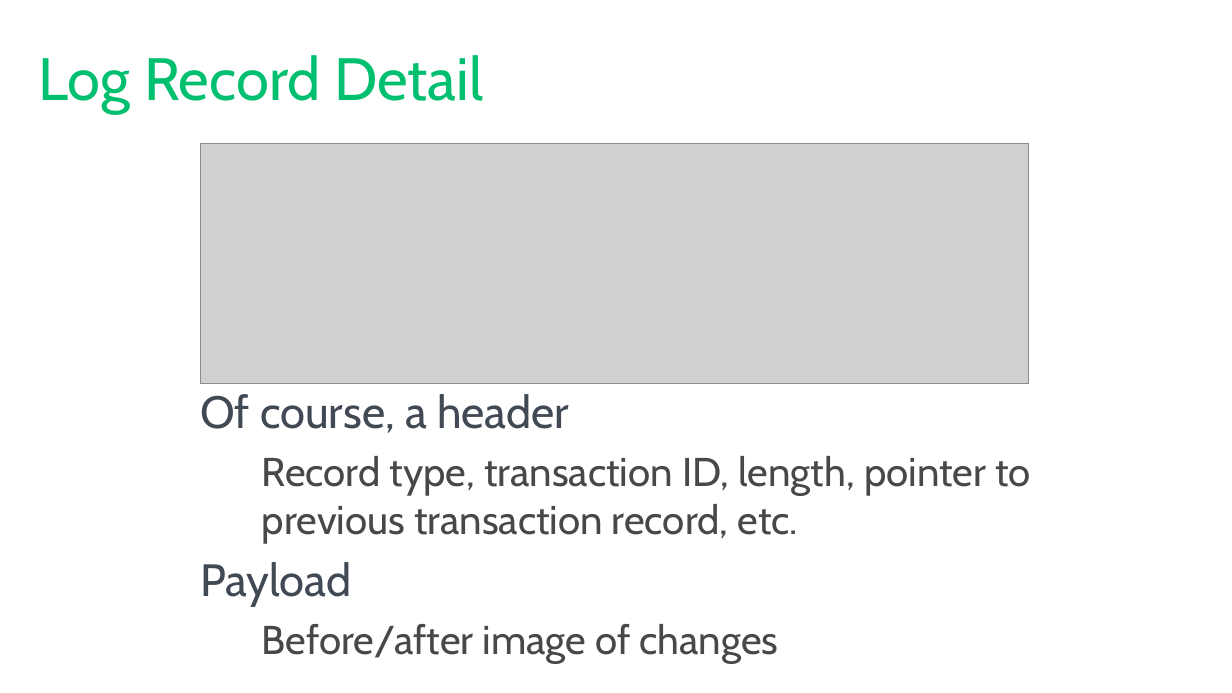
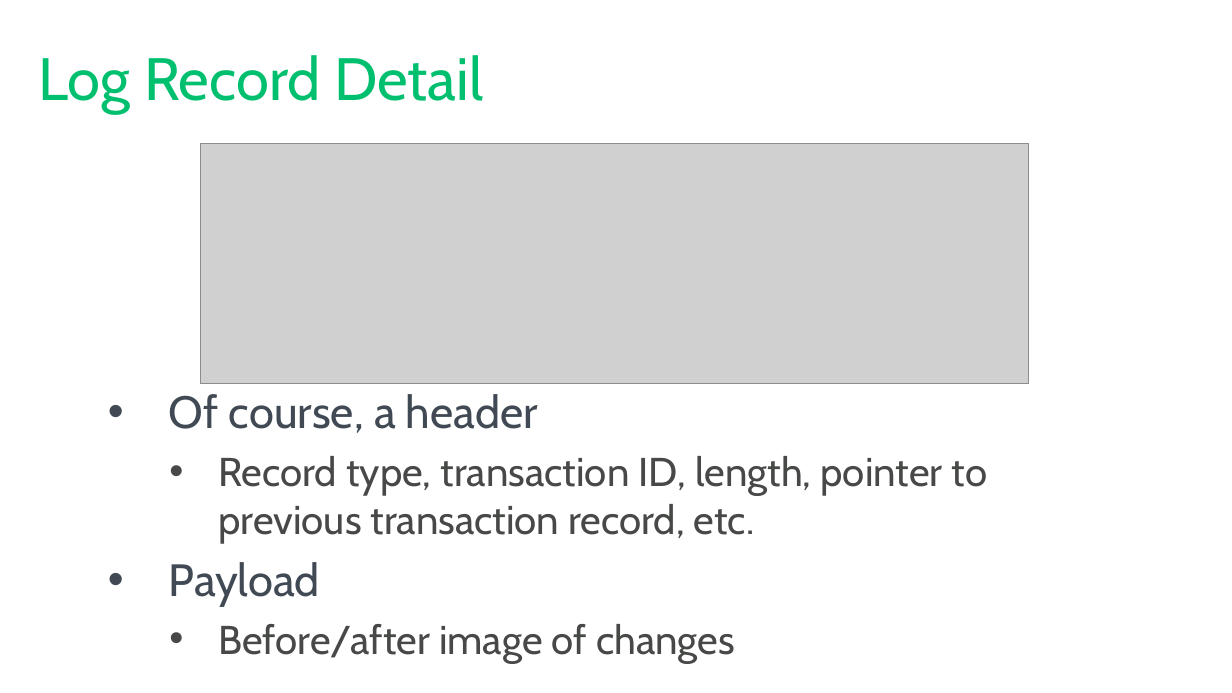
Before and after one commit to tf3604/LogFilePresentation, a slide deck: slide 20 of TransactionLog.pptx. Drawn at 1232x693 pixels with LibreOffice and Linux fonts; fonts in the diff are those of the drawing; grey boxes stand for pictures; background and template pictures are left out. Boxes give left, top, right and bottom in pixels: in the first picture for what was removed or moved away, otherwise in the second. Text is boxed around its words. In the diff, an @@ line names an element or a change of style, - is before the commit and + after.

Commit message:
Reformat slide deck after applying new template.

```diff
--- a/TransactionLog.pptx
+++ b/TransactionLog.pptx
@@ text "Of course, a header": place and size @@
-text "Of course, a header" at (200,394,1030,663)
+text "Of course, a header" at (169,394,987,663)
@@ text "Of course, a header" at (169,394,987,663): bullet none to • @@
```
Also in this commit, not shown: 41 other slides changed.
